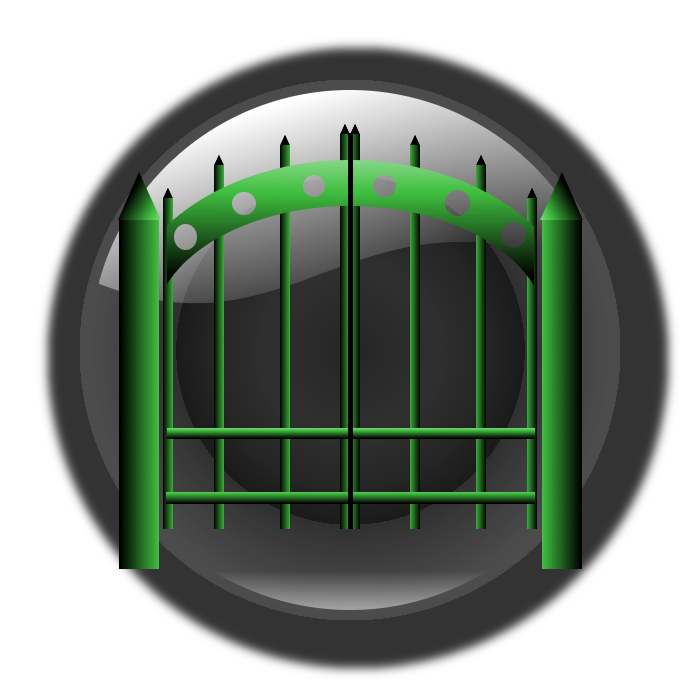
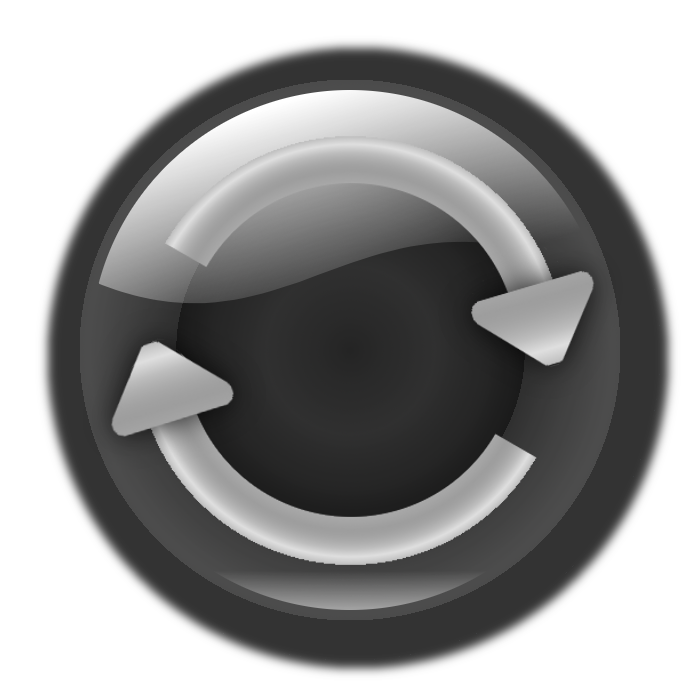
Layer changes from the first 700 × 700 image to the second:
hid "Iron Post Lock copy" over [348, 133, 353, 529]
hid "Iron Post Bottom 2 copy" over [167, 428, 535, 439]
hid "Iron Post Bottom copy" over [166, 492, 535, 504]
hid "Iron Post Top copy" over [167, 160, 534, 286]
added layer "Sync Right Arrow Off" above "Sync Right Arrow On" over [471, 242, 595, 368]
added layer "Drop Shadow #1" (80%) above "Sync Left Arrow Off" over [453, 232, 614, 404]
added layer "Sync Left Arrow Off" above "Sync Left Arrow On" over [111, 338, 234, 437]
added layer "Drop Shadow #2" (80%) above "Sync off" over [91, 303, 272, 475]
added layer "Sync off" above "Sync on" over [143, 136, 557, 565]
hid "Iron Spears Left copy" over [163, 123, 350, 529]
hid "Iron Spears Right copy" over [350, 123, 537, 529]
hid "Iron Post Right copy" over [540, 172, 583, 569]
hid "Iron Post Left copy" over [118, 172, 161, 569]
